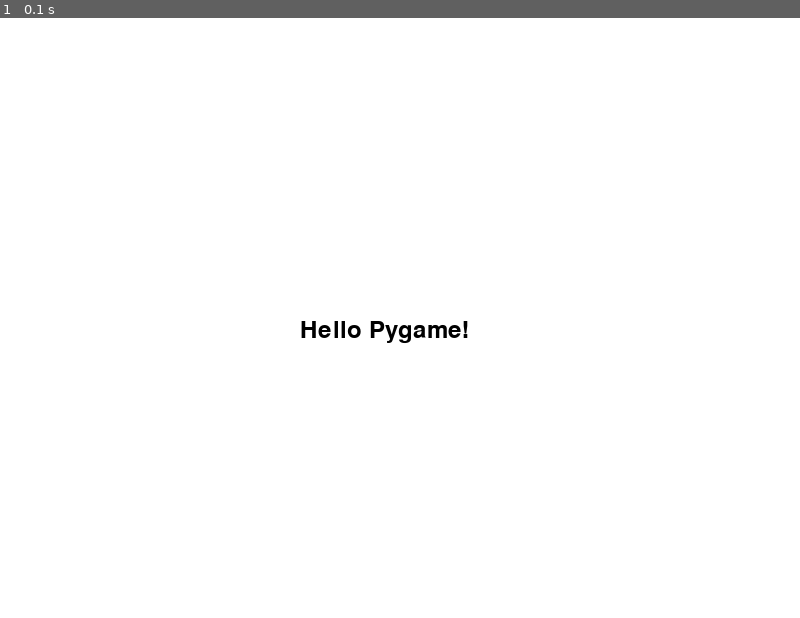
Above: before the commit, frame 1.
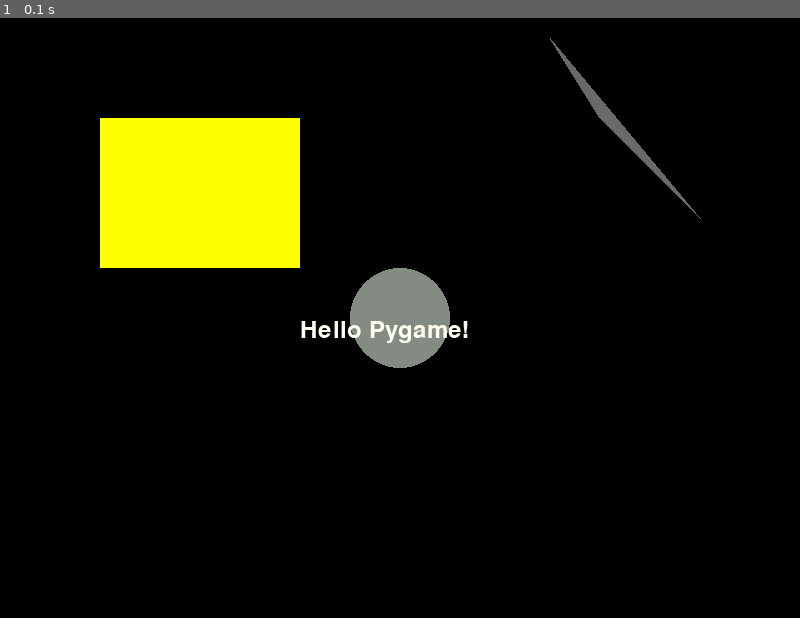
Above: after the commit, the same moment.

Repository: denisjackman/pygameproject
Game: pygame game, started from Mastering-Game-Development-With-Pygame/chapter-3/section-3-2.py
Same seed, same stepped clock (60 frames per second), same inputs: the game is played once before the commit and once after it.
Inputs:
- Up to frame 1 (0.1 s): no input

The runs differ from the first frame. In frame 1, 100% of the frame differs, in the area x 0-100%, y 0-100%.

Commit message:
Mastering Game Development with Pygame - Chapter 4

Diff:
--- /dev/null
+++ b/Mastering-Game-Development-With-Pygame/chapter-2/section-2-5.py
@@ -0,0 +1,42 @@
+''' section 1.3 '''
+import pygame
+
+
+def main():
+    ''' Main Function'''
+    # initialise pygame
+    pygame.init()
+    # create a game window
+    screen = pygame.display.set_mode((800, 600))
+    pygame.mixer.init()
+    explosion = pygame.mixer.Sound("../../assets/Explosion.mp3")
+    powerup = pygame.mixer.Sound("../../assets/powerup.mp3")
+    pygame.mixer.music.load("../../assets/AroundtheWorld.ogg")
+    pygame.mixer.music.play(-1)
+    running = True
+    while running:
+        for event in pygame.event.get():
+            if event.type == pygame.QUIT:
+                # handle window close event
+                running = False
+            if event.type == pygame.KEYDOWN:
+                if event.key == pygame.K_SPACE:
+                    explosion.play()
+                elif event.key == pygame.K_RETURN:
+                    powerup.play()
+                elif event.key == pygame.K_UP:
+                    pygame.mixer.music.pause()
+                elif event.key == pygame.K_DOWN:
+                    pygame.mixer.music.unpause()
+        # game logic goes here
+        screen.fill((0, 0, 0))
+        # drawing logic goes here
+
+        # flip the screen
+
+        pygame.display.flip()
+    pygame.quit()
+
+
+if __name__ == "__main__":
+    main()
--- a/Mastering-Game-Development-With-Pygame/chapter-3/section-3-2.py
+++ b/Mastering-Game-Development-With-Pygame/chapter-3/section-3-2.py
@@ -1,9 +1,13 @@
 ''' section 1.3 '''
+import sys
 import pygame
 
-background_colour = pygame.Color("white")
-text_color = pygame.Color("black")
-highlight_color = pygame.Color("red")
+sys.path.append("../../utils")
+import rgb
+
+background_colour = pygame.Color(rgb.WHITE)
+text_color = pygame.Color(rgb.BLACK)
+highlight_color = pygame.Color(rgb.RED)
 
 
 def main():
@@ -21,11 +25,24 @@
         # game logic goes here
 
         # drawing logic goes here
-        screen.fill(background_colour)
+        screen.fill(rgb.BLACK)
         font = pygame.font.Font(None, 36)
         text_surface = font.render("Hello Pygame!",
                                    True,
-                                   text_color)
+                                   rgb.IVORY)
+        pygame.draw.rect(screen,
+                         rgb.YELLOW,
+                         (100, 100, 200, 150))
+        pygame.draw.circle(screen,
+                           rgb.HONEYDEW_4,
+                           (400, 300),
+                           50)
+        pygame.draw.polygon(screen,
+                            rgb.DIM_GRAY,
+                            [(600, 100),
+                             (700,200),
+                             (550, 20)])
+
         screen.blit(text_surface,
                     (300, 300))
 
--- /dev/null
+++ b/Mastering-Game-Development-With-Pygame/chapter-3/section-3-3.py
@@ -0,0 +1,34 @@
+''' section 1.3 '''
+import sys
+import pygame
+
+sys.path.append("../../utils")
+import rgb
+
+
+def main():
+    ''' Main Function'''
+    # initialise pygame
+    pygame.init()
+    # create a game window
+    screen = pygame.display.set_mode((800, 600))
+    running = True
+    font = pygame.font.Font('../../fonts/halfelven.ttf', 36)
+    while running:
+        for event in pygame.event.get():
+            if event.type == pygame.QUIT:
+                # handle window close event
+                running = False
+        # game logic goes here
+        screen.fill(rgb.BLACK)
+        text_surface = font.render("Hello, Pygame!", True, rgb.WHITE)
+        screen.blit(text_surface, (300, 300))
+        # drawing logic goes here
+
+        # flip the screen
+        pygame.display.flip()
+    pygame.quit()
+
+
+if __name__ == "__main__":
+    main()
--- /dev/null
+++ b/Mastering-Game-Development-With-Pygame/chapter-3/section-3-4.py
@@ -0,0 +1,42 @@
+''' section 1.3 '''
+import sys
+import pygame
+
+sys.path.append("../../utils")
+import rgb
+import djpg
+
+
+def main():
+    ''' Main Function'''
+    # initialise pygame
+    pygame.init()
+    # create a game window
+    screen = pygame.display.set_mode((800, 600))
+    running = True
+    font = pygame.font.Font('../../fonts/halfelven.ttf', 36)
+    clock = pygame.time.Clock()
+    current_frame = 0
+    frame_rate = 30
+    frames = djpg.load_sprite_sheet('../../assets/trixiefull.png', 96, 96)
+
+    while running:
+        for event in pygame.event.get():
+            if event.type == pygame.QUIT:
+                # handle window close event
+                running = False
+        # game logic goes here
+        screen.fill(rgb.BLACK)
+        screen.blit(frames[current_frame], (300, 300))
+        current_frame = (current_frame + 1) % len(frames)
+
+        # drawing logic goes here
+
+        # flip the screen
+        pygame.display.flip()
+        clock.tick(frame_rate)
+    pygame.quit()
+
+
+if __name__ == "__main__":
+    main()
--- /dev/null
+++ b/Mastering-Game-Development-With-Pygame/chapter-4/section-4-2.py
@@ -0,0 +1,78 @@
+''' section 1.3 '''
+import sys
+import pygame
+
+sys.path.append("../../utils")
+import rgb
+
+
+def main():
+    ''' Main Function'''
+    # initialise pygame
+    pygame.init()
+    # create a game window
+    screen = pygame.display.set_mode((800, 600))
+    running = True
+
+    # ball properties
+    ball_radius = 20
+    ball_color = rgb.RED
+    ball_position = [400, 300]
+    ball_velocity = [5, 0]
+
+    gravity = 0.5
+
+    while running:
+        for event in pygame.event.get():
+            if event.type == pygame.QUIT:
+                # handle window close event
+                running = False
+        # game logic goes here
+        # clear the screen
+        screen.fill(rgb.BLACK)
+
+        # update the ball
+        ball_velocity[1] += gravity
+        ball_position[0] += ball_velocity[0]
+        ball_position[1] += ball_velocity[1]
+
+        # bounce of the ground
+        if ball_position[1] + ball_radius >= 600:
+            # bounce and lose energy
+            ball_velocity[1] *= -0.8
+
+        # bouce off the walls
+        if ball_position[0] - ball_radius <= 0 or ball_position[0] + ball_radius >= 800:
+            # reverse the horizontal velocity
+            ball_velocity[0] *= -1
+        # draw the ball
+
+        pygame.draw.circle(screen,
+                           ball_color,
+                           (int(ball_position[0]),
+                            int(ball_position[1])),
+                            ball_radius)
+
+        # drawing logic goes here
+        if ball_position[0] + ball_radius >= 780:
+            ball_position[0] = 0
+            ball_velocity = [5, 0]
+        elif ball_position[0] - ball_radius <= 10:
+            ball_position[0] = 800
+            ball_velocity = [-5, 0]
+
+        if ball_position[1] + ball_radius >= 580:
+            ball_position[1] = 0
+            ball_velocity = [5, 0]
+        elif ball_position[1] - ball_radius <= 10:
+            ball_position[1] = 600
+            ball_velocity = [-5, 0]
+
+        # flip the screen
+        pygame.display.flip()
+
+    pygame.quit()
+
+
+if __name__ == "__main__":
+    main()
--- /dev/null
+++ b/Mastering-Game-Development-With-Pygame/chapter-4/section-4-3.py
@@ -0,0 +1,40 @@
+''' section 1.3 '''
+import sys
+import pygame
+
+sys.path.append("../../utils")
+import rgb
+
+
+def main():
+    ''' Main Function'''
+    # initialise pygame
+    pygame.init()
+    # create a game window
+    screen = pygame.display.set_mode((800, 600))
+    running = True
+    box1 = pygame.Rect(300, 300, 50, 50)
+    box2 = pygame.Rect(350, 350, 50, 50)
+
+    while running:
+        for event in pygame.event.get():
+            if event.type == pygame.QUIT:
+                # handle window close event
+                running = False
+        # game logic goes here
+        if box1.colliderect(box2):
+            print("collision detected")
+        # drawing logic goes here
+        # clear the screen
+        screen.fill(rgb.BLACK)
+
+        pygame.draw.rect(screen, rgb.RED, box1)
+        pygame.draw.rect(screen, rgb.SPRING_GREEN, box2)
+        # flip the screen
+        pygame.display.flip()
+
+    pygame.quit()
+
+
+if __name__ == "__main__":
+    main()
--- /dev/null
+++ b/Mastering-Game-Development-With-Pygame/chapter-4/section-4-4.py
@@ -0,0 +1,48 @@
+''' section 1.3 '''
+import sys
+import pygame
+
+sys.path.append("../../utils")
+import rgb
+
+
+def main():
+    ''' Main Function'''
+    # initialise pygame
+    pygame.init()
+    # create a game window
+    screen = pygame.display.set_mode((800, 600))
+    running = True
+    player_health = 100
+    font = pygame.font.Font(None, 36)
+    while running:
+        for event in pygame.event.get():
+            if event.type == pygame.QUIT:
+                # handle window close event
+                running = False
+            if event.type == pygame.KEYDOWN:
+                if event.key == pygame.K_UP:
+                    player_health += 1
+                elif event.key == pygame.K_DOWN:
+                    player_health -= 1
+        if player_health > 100:
+            player_health = 100
+        if player_health < 0:
+            player_health = 0
+
+        # game logic goes here
+        # drawing logic goes here
+        # clear the screen
+        screen.fill(rgb.BLACK)
+        text_surface = font.render(f'{player_health}', True, rgb.WHITE)
+        screen.blit(text_surface, (50, 25))
+
+        pygame.draw.rect(screen, rgb.RED, (50, 50, player_health, 20))
+        # flip the screen
+        pygame.display.flip()
+
+    pygame.quit()
+
+
+if __name__ == "__main__":
+    main()
--- /dev/null
+++ b/Mastering-Game-Development-With-Pygame/chapter-4/section-4-5.py
@@ -0,0 +1,52 @@
+''' section 1.3 '''
+import sys
+import pygame
+
+sys.path.append("../../utils")
+import rgb
+
+
+def main():
+    ''' Main Function'''
+    # initialise pygame
+    pygame.init()
+    # create a game window
+    screen = pygame.display.set_mode((800, 600))
+    running = True
+    font = pygame.font.Font(None, 36)
+    game_over = False
+    score = 0
+
+    while running:
+        for event in pygame.event.get():
+            if event.type == pygame.QUIT:
+                # handle window close event
+                running = False
+
+        # game logic goes here
+        if not game_over:
+            score += 10
+            if score >= 100:
+                game_over = True
+
+        # drawing logic goes here
+        # clear the screen
+        screen.fill(rgb.BLACK)
+
+        if game_over:
+            text = font.render('Game Over!', True, rgb.RED)
+            score_text = font.render(f'Score: {score}', True, rgb.WHITE)
+            screen.blit(text, (350, 250))
+            screen.blit(score_text, (370, 300))
+        else:
+            score_text = font.render(f'Score: {score}', True, rgb.WHITE)
+            screen.blit(score_text, (10, 10))
+
+        # flip the screen
+        pygame.display.flip()
+
+    pygame.quit()
+
+
+if __name__ == "__main__":
+    main()
--- /dev/null
+++ b/Mastering-Game-Development-With-Pygame/chapter-5/section-5-1.py
@@ -0,0 +1,52 @@
+''' section 1.3 '''
+import sys
+import pygame
+
+sys.path.append("../../utils")
+import rgb
+
+
+def main():
+    ''' Main Function'''
+    # initialise pygame
+    pygame.init()
+    # create a game window
+    screen = pygame.display.set_mode((800, 600))
+    running = True
+    font = pygame.font.Font(None, 36)
+    game_over = False
+    score = 0
+
+    while running:
+        for event in pygame.event.get():
+            if event.type == pygame.QUIT:
+                # handle window close event
+                running = False
+
+        # game logic goes here
+        if not game_over:
+            score += 10
+            if score >= 100:
+                game_over = True
+
+        # drawing logic goes here
+        # clear the screen
+        screen.fill(rgb.BLACK)
+
+        if game_over:
+            text = font.render('Game Over!', True, rgb.RED)
+            score_text = font.render(f'Score: {score}', True, rgb.WHITE)
+            screen.blit(text, (350, 250))
+            screen.blit(score_text, (370, 300))
+        else:
+            score_text = font.render(f'Score: {score}', True, rgb.WHITE)
+            screen.blit(score_text, (10, 10))
+
+        # flip the screen
+        pygame.display.flip()
+
+    pygame.quit()
+
+
+if __name__ == "__main__":
+    main()
--- /dev/null
+++ b/utils/djpg.py
@@ -0,0 +1,14 @@
+''' A set of pygame utilities '''
+import pygame
+
+def load_sprite_sheet(lss_sheet, lss_width, lss_height):
+    ''' takes a sprite sheet, width and height of the frames.
+        and loads it into a list and returns it.
+    '''
+    lss_frames = []
+    lss_sprite_sheet = pygame.image.load(lss_sheet)
+    for lss_y in range(0, lss_sprite_sheet.get_height(), lss_height):
+        for lss_x in range(0, lss_sprite_sheet.get_width(), lss_width):
+            lss_frame = lss_sprite_sheet.subsurface(pygame.Rect(lss_x, lss_y, lss_width, lss_height))
+            lss_frames.append(lss_frame)
+    return lss_frames
Not shown, changed: README.md
Binary file added: assets/trixiefull.png
Binary file added: fonts/halfelven.ttf
Empty file added: utils/__init__.py
Not shown, changed: Mastering-Game-Development-With-Pygame/index.md
Not shown, added: assets/AroundtheWorld.ogg
Not shown, added: assets/Explosion.mp3
Not shown, added: assets/powerup.mp3
